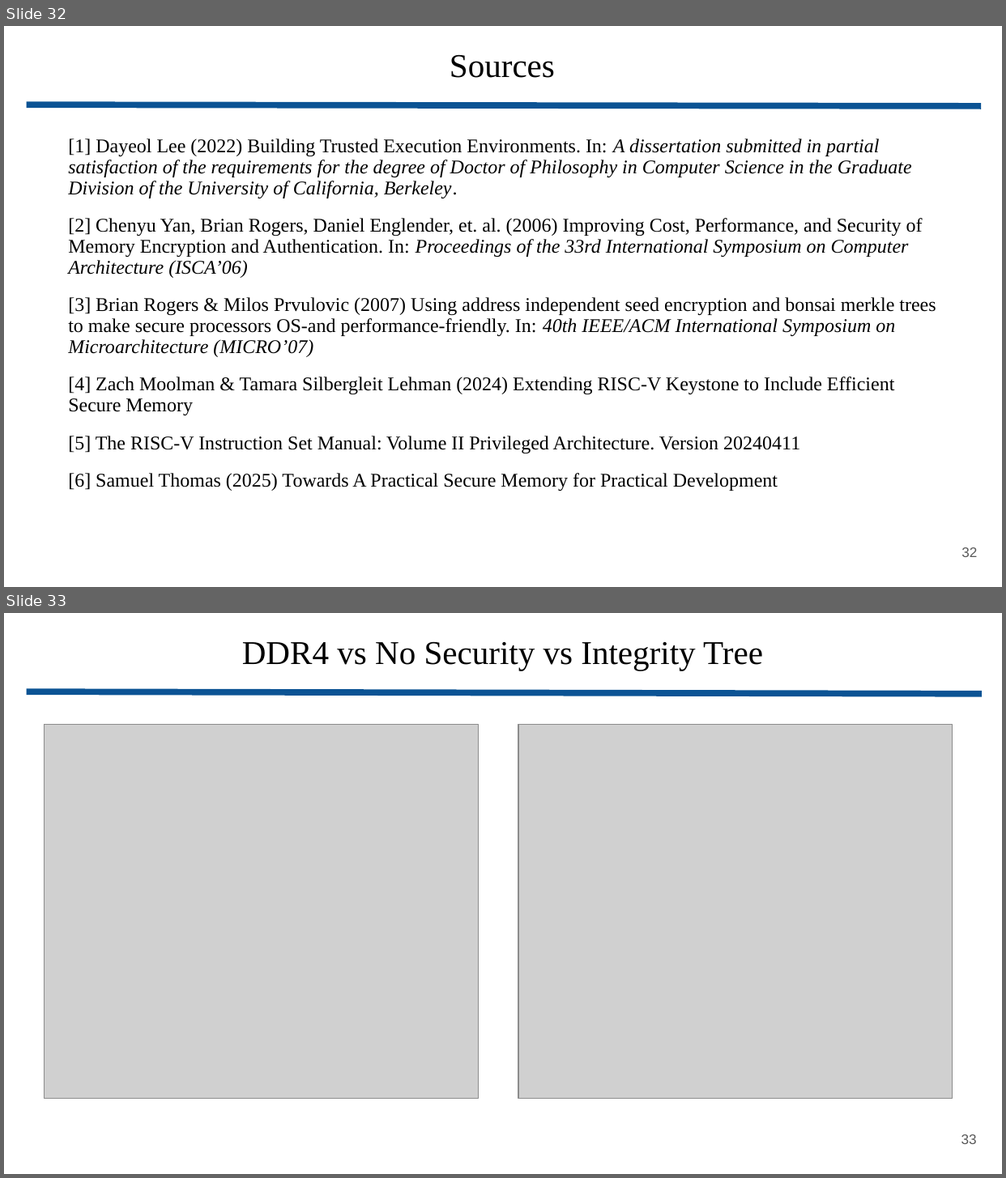
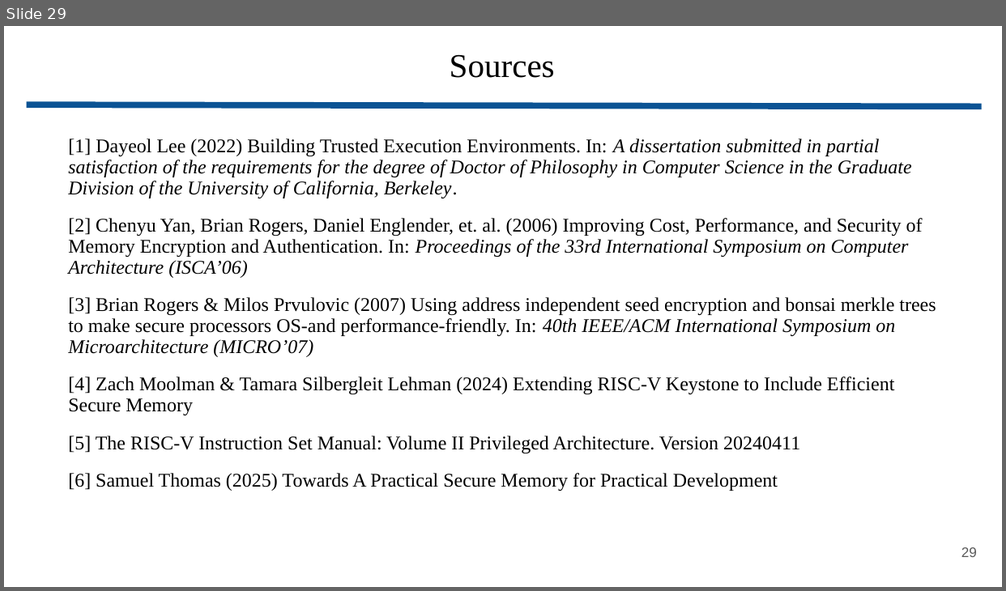
Before and after one commit to wbuziak/grad-research, a slide deck: resources/presentations/secure_mem_masters.pptx. Shown one above the other, each under a label of ours: slides 32 and 33 before the commit, slide 29 after it. The pictures are 1006x1178 and 1006x591 pixels, drawn with LibreOffice and Linux fonts; fonts in the diff are those of the drawing; grey boxes stand for pictures. Boxes give left, top, right and bottom in pixels: in the first picture for what was removed or moved away, otherwise in the second. Text is boxed around its words. In the diff, an @@ line names an element or a change of style, - is before the commit and + after.

```diff
--- a/resources/presentations/secure_mem_masters.pptx
+++ b/resources/presentations/secure_mem_masters.pptx
@@ slide 33 removed at box(4, 613, 1002, 1174), background #FFFFFF @@
@@ title removed at box(242, 641, 763, 671) @@
-DDR4 vs No Security vs Integrity Tree
@@ line removed from (26, 692) to (982, 694) @@
@@ picture removed at box(44, 725, 478, 1099) @@
@@ picture removed at box(518, 725, 952, 1099) @@
@@ page number removed at box(961, 1135, 977, 1144) @@
-33
@@ what was slide 32 is now slide 29 @@
@@ page number at box(961, 548, 977, 557): text changed @@
-32
+29
```
Also in this commit, not shown: 14 slides changed, 8 slides added, 9 other slides removed, 23 other files.
